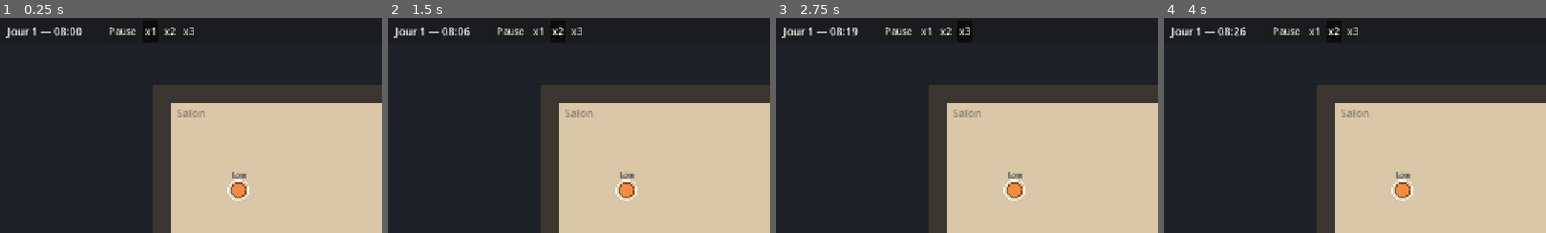
Above: before the commit, frames 1-4 (left to right).
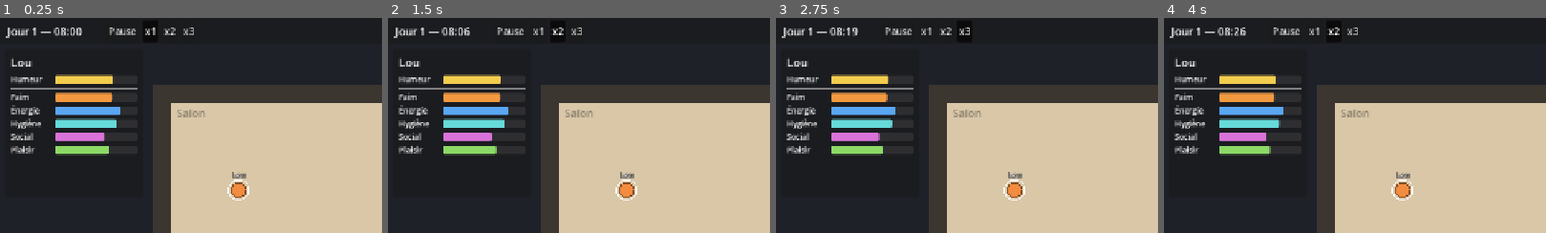
Above: after the commit, the same moments.

Repository: ffreville/les-mouz
Game: Godot game, scene res://scenes/main.tscn
The game is run twice, just before and just after one commit, with the same random seed, the same clock (stepped at 60 frames per second) and the same inputs.
Inputs:
- Up to frame 1 (0.25 s): no input
- Up to frame 2 (1.5 s): click "x1" at 0.5 s; click "x2" at 1.25 s
- Up to frame 3 (2.75 s): click "x3" at 2 s
- Up to frame 4 (4 s): click "x1" at 2.75 s; click "x2" at 3.5 s
The pictures show only the part of the screen within x 0-50%, y 0-50%; the shares and areas given below are measured in that part.

The runs differ from the first frame. In frame 1, 5.3% of the frame differs, in the area x 2-36%, y 19-64%; in frame 2, 5.3%; in frame 3, 5.2%; in frame 4, 5.2%.

Commit message:
Étape 3 : besoins, humeur et barres dans le HUD

Diff:
--- a/data/characters/lou.tres
+++ b/data/characters/lou.tres
@@ -1,9 +1,16 @@
 [gd_resource type="Resource" script_class="CharacterProfile" format=3]
 
 [ext_resource type="Script" path="res://scripts/characters/character_profile.gd" id="1_profile"]
+[ext_resource type="Script" path="res://scripts/needs/need_definition.gd" id="2_need"]
+[ext_resource type="Resource" path="res://data/needs/faim.tres" id="3_faim"]
+[ext_resource type="Resource" path="res://data/needs/energie.tres" id="4_energie"]
+[ext_resource type="Resource" path="res://data/needs/hygiene.tres" id="5_hygiene"]
+[ext_resource type="Resource" path="res://data/needs/social.tres" id="6_social"]
+[ext_resource type="Resource" path="res://data/needs/plaisir.tres" id="7_plaisir"]
 
 [resource]
 script = ExtResource("1_profile")
 display_name = "Lou"
 color = Color(0.95, 0.55, 0.25, 1)
 walk_speed = 96.0
+needs = Array[ExtResource("2_need")]([ExtResource("3_faim"), ExtResource("4_energie"), ExtResource("5_hygiene"), ExtResource("6_social"), ExtResource("7_plaisir")])
--- /dev/null
+++ b/data/needs/energie.tres
@@ -0,0 +1,13 @@
+[gd_resource type="Resource" script_class="NeedDefinition" format=3]
+
+[ext_resource type="Script" path="res://scripts/needs/need_definition.gd" id="1_need"]
+
+[resource]
+script = ExtResource("1_need")
+id = &"energie"
+display_name = "Énergie"
+color = Color(0.35, 0.65, 0.95, 1)
+decay_per_hour = 4.5
+mood_weight = 1.3
+critical_threshold = 20.0
+start_value = 80.0
--- /dev/null
+++ b/data/needs/faim.tres
@@ -0,0 +1,13 @@
+[gd_resource type="Resource" script_class="NeedDefinition" format=3]
+
+[ext_resource type="Script" path="res://scripts/needs/need_definition.gd" id="1_need"]
+
+[resource]
+script = ExtResource("1_need")
+id = &"faim"
+display_name = "Faim"
+color = Color(0.95, 0.6, 0.25, 1)
+decay_per_hour = 6.0
+mood_weight = 1.5
+critical_threshold = 20.0
+start_value = 70.0
--- /dev/null
+++ b/data/needs/hygiene.tres
@@ -0,0 +1,13 @@
+[gd_resource type="Resource" script_class="NeedDefinition" format=3]
+
+[ext_resource type="Script" path="res://scripts/needs/need_definition.gd" id="1_need"]
+
+[resource]
+script = ExtResource("1_need")
+id = &"hygiene"
+display_name = "Hygiène"
+color = Color(0.4, 0.85, 0.85, 1)
+decay_per_hour = 4.0
+mood_weight = 1.0
+critical_threshold = 20.0
+start_value = 75.0
--- /dev/null
+++ b/data/needs/plaisir.tres
@@ -0,0 +1,13 @@
+[gd_resource type="Resource" script_class="NeedDefinition" format=3]
+
+[ext_resource type="Script" path="res://scripts/needs/need_definition.gd" id="1_need"]
+
+[resource]
+script = ExtResource("1_need")
+id = &"plaisir"
+display_name = "Plaisir"
+color = Color(0.55, 0.85, 0.4, 1)
+decay_per_hour = 6.0
+mood_weight = 1.0
+critical_threshold = 20.0
+start_value = 65.0
--- /dev/null
+++ b/data/needs/social.tres
@@ -0,0 +1,13 @@
+[gd_resource type="Resource" script_class="NeedDefinition" format=3]
+
+[ext_resource type="Script" path="res://scripts/needs/need_definition.gd" id="1_need"]
+
+[resource]
+script = ExtResource("1_need")
+id = &"social"
+display_name = "Social"
+color = Color(0.85, 0.45, 0.85, 1)
+decay_per_hour = 5.0
+mood_weight = 0.8
+critical_threshold = 20.0
+start_value = 60.0
--- a/scenes/characters/character.tscn
+++ b/scenes/characters/character.tscn
@@ -2,6 +2,7 @@
 
 [ext_resource type="Script" path="res://scripts/characters/character.gd" id="1_character"]
 [ext_resource type="Script" path="res://scripts/characters/grid_mover.gd" id="2_mover"]
+[ext_resource type="Script" path="res://scripts/needs/needs_component.gd" id="3_needs"]
 
 [node name="Character" type="Node2D"]
 z_index = 10
@@ -21,3 +22,6 @@
 
 [node name="Mover" type="Node" parent="."]
 script = ExtResource("2_mover")
+
+[node name="Needs" type="Node" parent="."]
+script = ExtResource("3_needs")
--- a/scenes/ui/hud.tscn
+++ b/scenes/ui/hud.tscn
@@ -2,6 +2,7 @@
 
 [ext_resource type="Script" path="res://scripts/ui/hud.gd" id="1_hud"]
 [ext_resource type="Script" path="res://scripts/ui/clock_panel.gd" id="2_clock"]
+[ext_resource type="Script" path="res://scripts/ui/needs_panel.gd" id="3_needs"]
 
 [node name="HUD" type="CanvasLayer"]
 script = ExtResource("1_hud")
@@ -22,3 +23,31 @@
 [node name="ClockPanel" type="HBoxContainer" parent="TopBar/Margin"]
 layout_mode = 2
 script = ExtResource("2_clock")
+
+[node name="LeftPanel" type="PanelContainer" parent="."]
+offset_left = 8.0
+offset_top = 52.0
+offset_right = 240.0
+offset_bottom = 300.0
+
+[node name="Margin" type="MarginContainer" parent="LeftPanel"]
+layout_mode = 2
+theme_override_constants/margin_left = 10
+theme_override_constants/margin_top = 8
+theme_override_constants/margin_right = 10
+theme_override_constants/margin_bottom = 8
+
+[node name="Content" type="VBoxContainer" parent="LeftPanel/Margin"]
+layout_mode = 2
+theme_override_constants/separation = 6
+
+[node name="CharacterName" type="Label" parent="LeftPanel/Margin/Content"]
+unique_name_in_owner = true
+layout_mode = 2
+theme_override_font_sizes/font_size = 20
+text = "—"
+
+[node name="NeedsPanel" type="VBoxContainer" parent="LeftPanel/Margin/Content"]
+unique_name_in_owner = true
+layout_mode = 2
+script = ExtResource("3_needs")
--- a/scripts/characters/character.gd
+++ b/scripts/characters/character.gd
@@ -16,6 +16,7 @@
 		queue_redraw()
 
 @onready var mover: GridMover = $Mover
+@onready var needs: NeedsComponent = $Needs
 @onready var name_label: Label = $NameLabel
 
 
@@ -27,6 +28,7 @@
 	position = world.navigation.cell_to_world(cell)
 	name_label.text = profile.display_name
 	mover.setup(world.navigation, self, profile.walk_speed)
+	needs.setup(self, profile.needs)
 	queue_redraw()
 
 
--- a/scripts/characters/character_profile.gd
+++ b/scripts/characters/character_profile.gd
@@ -6,3 +6,5 @@
 @export var color: Color = Color(0.95, 0.55, 0.25)
 ## Vitesse de marche en pixels par seconde réelle, à la vitesse x1.
 @export var walk_speed: float = 96.0
+## Besoins de ce personnage (on peut donner des besoins différents à chacun).
+@export var needs: Array[NeedDefinition] = []
--- a/scripts/core/game_clock.gd
+++ b/scripts/core/game_clock.gd
@@ -29,7 +29,8 @@
 var _last_whole_minute: int = -1
 
 
-func _ready() -> void:
+# Chargé dès la création pour être disponible avant tout autre _ready().
+func _init() -> void:
 	settings = load(SETTINGS_PATH)
 	total_minutes = ((settings.start_day - 1) * 24 + settings.start_hour) * 60.0
 
--- a/scripts/core/world.gd
+++ b/scripts/core/world.gd
@@ -21,7 +21,8 @@
 	_build_navigation()
 	_spawn_characters()
 	if not characters.is_empty():
-		selection.select(characters[0])
+		# Différé pour que l'interface soit prête à recevoir le signal de sélection.
+		selection.select.call_deferred(characters[0])
 
 
 func _build_navigation() -> void:
--- /dev/null
+++ b/scripts/needs/need_definition.gd
@@ -0,0 +1,17 @@
+class_name NeedDefinition
+extends Resource
+## Définition d'un besoin (Faim, Énergie…) et de son équilibrage.
+## Les valeurs vont de 0 (vide) à 100 (comblé).
+
+## Identifiant utilisé par les actions pour désigner ce besoin (ex. &"faim").
+@export var id: StringName = &"besoin"
+@export var display_name: String = "Besoin"
+@export var color: Color = Color(0.4, 0.7, 0.4)
+## Points perdus par heure de jeu.
+@export var decay_per_hour: float = 5.0
+## Poids de ce besoin dans le calcul de l'humeur générale.
+@export var mood_weight: float = 1.0
+## En dessous de ce seuil, le besoin est critique (signal EventBus.need_critical).
+@export_range(0, 100) var critical_threshold: float = 20.0
+## Valeur au début de la partie.
+@export_range(0, 100) var start_value: float = 75.0
--- /dev/null
+++ b/scripts/needs/needs_component.gd
@@ -0,0 +1,84 @@
+class_name NeedsComponent
+extends Node
+## Valeurs des besoins d'un personnage : baisse avec le temps, gains, humeur.
+
+## Un besoin de ce personnage a changé.
+signal need_changed(need_id: StringName, value: float)
+## L'humeur de ce personnage a changé.
+signal mood_changed(mood: float)
+
+const MIN_VALUE := 0.0
+const MAX_VALUE := 100.0
+
+var definitions: Array[NeedDefinition] = []
+var _values: Dictionary[StringName, float] = {}
+var _character: Node
+
+
+func setup(character: Node, need_definitions: Array[NeedDefinition]) -> void:
+	_character = character
+	definitions = need_definitions
+	for definition in definitions:
+		_values[definition.id] = definition.start_value
+	GameClock.ticked.connect(_on_ticked)
+
+
+func has_need(need_id: StringName) -> bool:
+	return _values.has(need_id)
+
+
+func get_value(need_id: StringName) -> float:
+	return _values.get(need_id, MAX_VALUE)
+
+
+func get_definition(need_id: StringName) -> NeedDefinition:
+	for definition in definitions:
+		if definition.id == need_id:
+			return definition
+	return null
+
+
+## Urgence entre 0 (comblé) et 1 (vide).
+func get_urgency(need_id: StringName) -> float:
+	return 1.0 - get_value(need_id) / MAX_VALUE
+
+
+## Humeur générale : moyenne des besoins pondérée par `mood_weight`.
+func get_mood() -> float:
+	var total := 0.0
+	var weights := 0.0
+	for definition in definitions:
+		total += _values[definition.id] * definition.mood_weight
+		weights += definition.mood_weight
+	return total / weights if weights > 0.0 else MAX_VALUE
+
+
+## Ajoute (ou retire si négatif) des points à un besoin.
+func change(need_id: StringName, amount: float, notify_mood := true) -> void:
+	if not _values.has(need_id):
+		return
+	var old_value := _values[need_id]
+	var new_value := clampf(old_value + amount, MIN_VALUE, MAX_VALUE)
+	if new_value == old_value:
+		return
+	_values[need_id] = new_value
+	need_changed.emit(need_id, new_value)
+	EventBus.need_changed.emit(_character, need_id, new_value)
+
+	var threshold := get_definition(need_id).critical_threshold
+	if old_value >= threshold and new_value < threshold:
+		EventBus.need_critical.emit(_character, need_id, new_value)
+	if notify_mood:
+		_notify_mood()
+
+
+func _on_ticked(game_minutes: float) -> void:
+	for definition in definitions:
+		change(definition.id, -definition.decay_per_hour * game_minutes / 60.0, false)
+	_notify_mood()
+
+
+func _notify_mood() -> void:
+	var mood := get_mood()
+	mood_changed.emit(mood)
+	EventBus.mood_changed.emit(_character, mood)
--- a/scripts/ui/hud.gd
+++ b/scripts/ui/hud.gd
@@ -1,3 +1,15 @@
 class_name Hud
 extends CanvasLayer
-## Interface principale. Pour l'instant : la barre du haut avec l'horloge.
+## Interface principale : relaie le personnage sélectionné aux différents panneaux.
+
+@onready var character_name: Label = %CharacterName
+@onready var needs_panel: NeedsPanel = %NeedsPanel
+
+
+func _ready() -> void:
+	EventBus.character_selected.connect(_on_character_selected)
+
+
+func _on_character_selected(character: Node) -> void:
+	character_name.text = character.get_display_name()
+	needs_panel.set_character(character)
--- /dev/null
+++ b/scripts/ui/need_bar.gd
@@ -0,0 +1,38 @@
+class_name NeedBar
+extends HBoxContainer
+## Une barre de besoin : nom + jauge colorée (rouge sous le seuil critique).
+
+const CRITICAL_COLOR := Color(0.9, 0.25, 0.25)
+const BACKGROUND_COLOR := Color(1, 1, 1, 0.08)
+
+var _label := Label.new()
+var _bar := ProgressBar.new()
+var _fill := StyleBoxFlat.new()
+var _color: Color
+var _critical_threshold: float
+
+
+func setup(title: String, color: Color, critical_threshold: float) -> void:
+	_color = color
+	_critical_threshold = critical_threshold
+	_label.text = title
+	_label.custom_minimum_size.x = 70
+	_label.add_theme_font_size_override("font_size", 13)
+	_bar.max_value = 100.0
+	_bar.show_percentage = false
+	_bar.size_flags_horizontal = Control.SIZE_EXPAND_FILL
+	_bar.size_flags_vertical = Control.SIZE_SHRINK_CENTER
+	_bar.custom_minimum_size.y = 14
+	_fill.set_corner_radius_all(3)
+	_bar.add_theme_stylebox_override("fill", _fill)
+	var background := StyleBoxFlat.new()
+	background.bg_color = BACKGROUND_COLOR
+	background.set_corner_radius_all(3)
+	_bar.add_theme_stylebox_override("background", background)
+	add_child(_label)
+	add_child(_bar)
+
+
+func set_value(value: float) -> void:
+	_bar.value = value
+	_fill.bg_color = CRITICAL_COLOR if value < _critical_threshold else _color
--- /dev/null
+++ b/scripts/ui/needs_panel.gd
@@ -0,0 +1,46 @@
+class_name NeedsPanel
+extends VBoxContainer
+## Affiche l'humeur et les barres de besoins du personnage sélectionné.
+
+const MOOD_COLOR := Color(0.95, 0.8, 0.3)
+
+var _needs: NeedsComponent
+var _bars: Dictionary[StringName, NeedBar] = {}
+var _mood_bar: NeedBar
+
+
+func set_character(character: Character) -> void:
+	if _needs != null:
+		_needs.need_changed.disconnect(_on_need_changed)
+		_needs.mood_changed.disconnect(_on_mood_changed)
+	for child in get_children():
+		child.queue_free()
+	_bars.clear()
+
+	_needs = character.needs
+	_mood_bar = _add_bar("Humeur", MOOD_COLOR, 0.0)
+	_mood_bar.set_value(_needs.get_mood())
+	add_child(HSeparator.new())
+	for definition in _needs.definitions:
+		var bar := _add_bar(definition.display_name, definition.color, definition.critical_threshold)
+		bar.set_value(_needs.get_value(definition.id))
+		_bars[definition.id] = bar
+
+	_needs.need_changed.connect(_on_need_changed)
+	_needs.mood_changed.connect(_on_mood_changed)
+
+
+func _add_bar(title: String, color: Color, critical_threshold: float) -> NeedBar:
+	var bar := NeedBar.new()
+	bar.setup(title, color, critical_threshold)
+	add_child(bar)
+	return bar
+
+
+func _on_need_changed(need_id: StringName, value: float) -> void:
+	if _bars.has(need_id):
+		_bars[need_id].set_value(value)
+
+
+func _on_mood_changed(mood: float) -> void:
+	_mood_bar.set_value(mood)
Not shown, added: scripts/needs/need_definition.gd.uid
Not shown, added: scripts/needs/needs_component.gd.uid
Not shown, added: scripts/ui/need_bar.gd.uid
Not shown, added: scripts/ui/needs_panel.gd.uid
